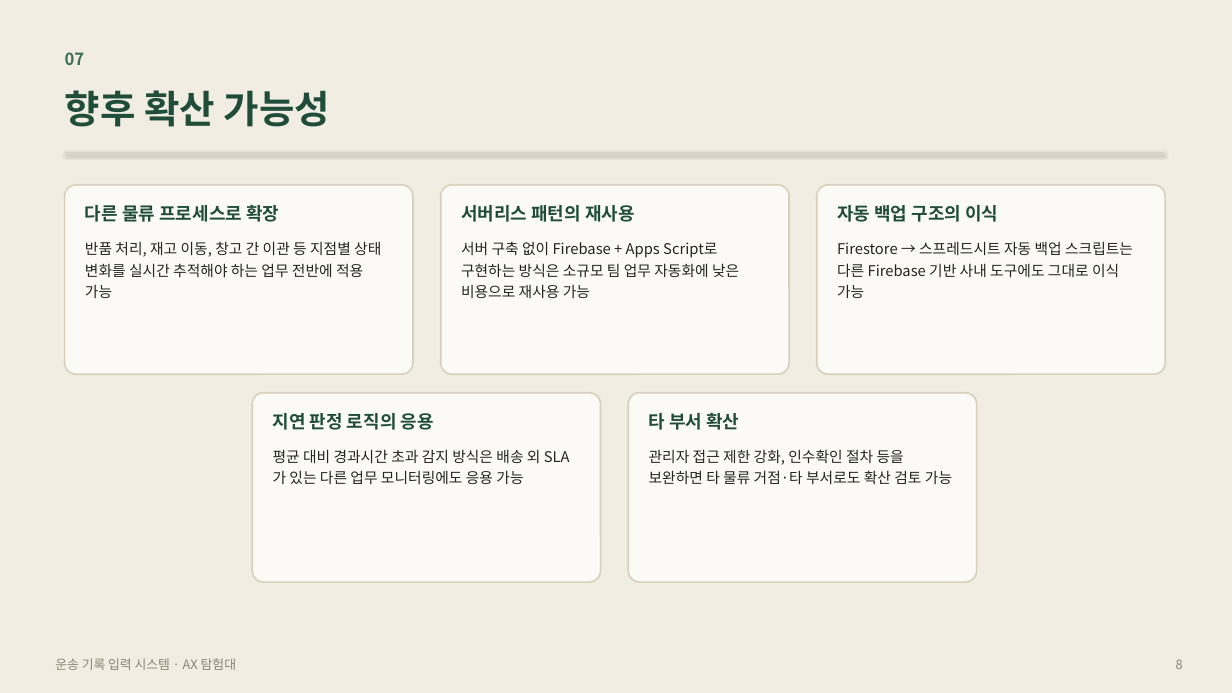
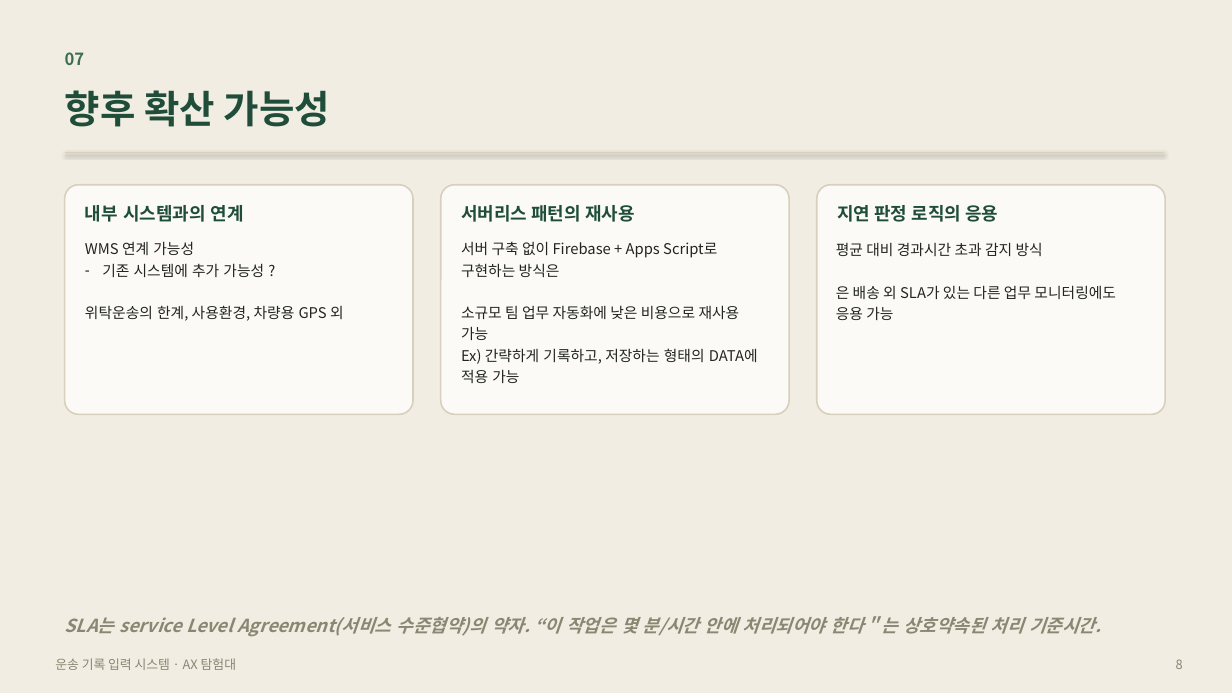
Before and after one commit to dreamsinblue-gif/KGH, a slide deck: slide 8 of 6_발표자료.pptx. Drawn at 1232x693 pixels with LibreOffice and Linux fonts; fonts in the diff are those of the drawing. Boxes give left, top, right and bottom in pixels: in the first picture for what was removed or moved away, otherwise in the second. Text is boxed around its words. In the diff, an @@ line names an element or a change of style, - is before the commit and + after.

```diff
--- a/6_발표자료.pptx
+++ b/6_발표자료.pptx
@@ rounded rectangle: place and size @@
-rounded rectangle at [65,185,413,374]
+rounded rectangle at [65,185,413,414]
@@ text at [85,205,244,222]: text changed @@
-다른 물류 프로세스로 확장
+내부 시스템과의 연계
@@ rounded rectangle: place and size @@
-rounded rectangle at [441,185,789,374]
+rounded rectangle at [441,185,789,414]
@@ rounded rectangle: place and size @@
-rounded rectangle at [817,185,1165,374]
+rounded rectangle at [817,185,1165,414]
@@ text "지연 판정 로직의 응용": place and size @@
-text "지연 판정 로직의 응용" at [273,413,434,430]
+text "지연 판정 로직의 응용" at [837,205,998,222]
@@ text removed at [837,205,998,222] @@
-자동 백업 구조의 이식
@@ text at [85,241,344,321]: text changed @@
-반품 처리, 재고 이동, 창고 간 이관 등 지점별 상태 변화를 실시간 추적해야 하는 업무 전반에 적용 가능
+WMS 연계 가능성
+– 기존 시스템에 추가 가능성 ?
+위탁운송의 한계, 사용환경, 차량용 GPS 외
@@ text at [461,241,758,383]: text changed @@
-서버 구축 없이 Firebase + Apps Script로 구현하는 방식은 소규모 팀 업무 자동화에 낮은 비용으로 재사용 가능
+서버 구축 없이 Firebase + Apps Script로 구현하는 방식은
+소규모 팀 업무 자동화에 낮은 비용으로 재사용 가능
+Ex) 간략하게 기록하고, 저장하는 형태의 DATA에 적용 가능
@@ text at [836,242,1116,320]: text changed @@
-평균 대비 경과시간 초과 감지 방식은 배송 외 SLA가 있는 다른 업무 모니터링에도 응용 가능
+평균 대비 경과시간 초과 감지 방식
+은 배송 외 SLA가 있는 다른 업무 모니터링에도 응용 가능
@@ text removed at [837,241,1133,298] @@
-Firestore → 스프레드시트 자동 백업 스크립트는 다른 Firebase 기반 사내 도구에도 그대로 이식 가능
@@ rounded rectangle removed at [252,393,601,582] @@
@@ rounded rectangle removed at [628,393,977,582] @@
@@ text removed at [649,413,739,430] @@
-타 부서 확산
@@ text removed at [649,449,952,484] @@
-관리자 접근 제한 강화, 인수확인 절차 등을 보완하면 타 물류 거점·타 부서로도 확산 검토 가능
@@ text added at [65,616,1102,636], 14 pt, text #8A8672, bold, italic @@
+SLA는 service Level Agreement(서비스 수준협약)의 약자. “이 작업은 몇 분/시간 안에 처리되어야 한다＂는 상호약속된 처리 기준시간.
```
Also in this commit, not shown: 7 other slides changed.
